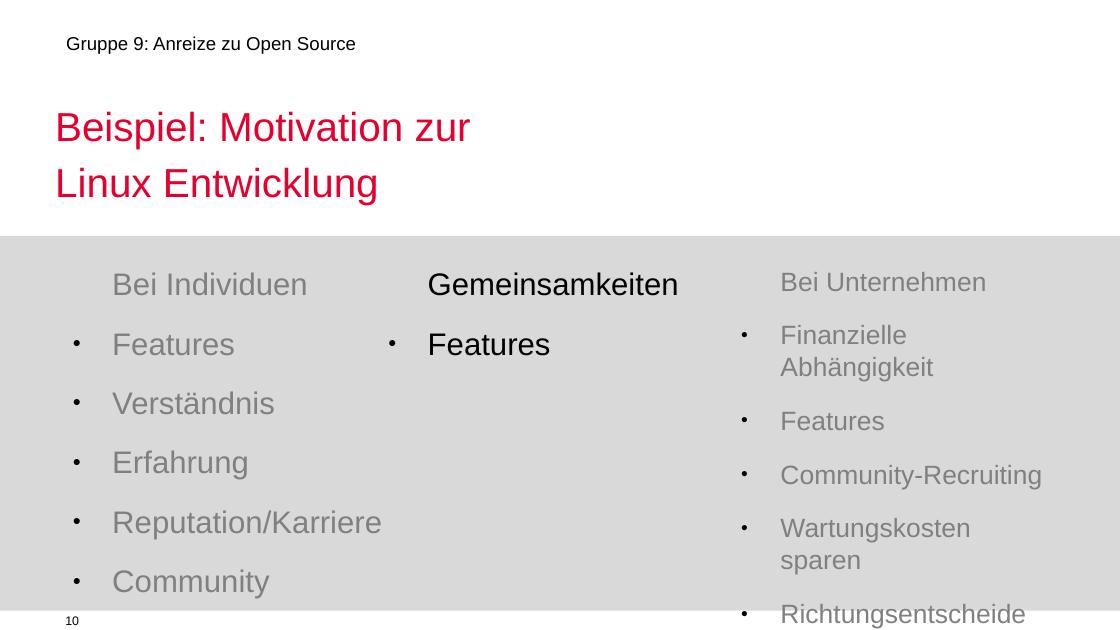
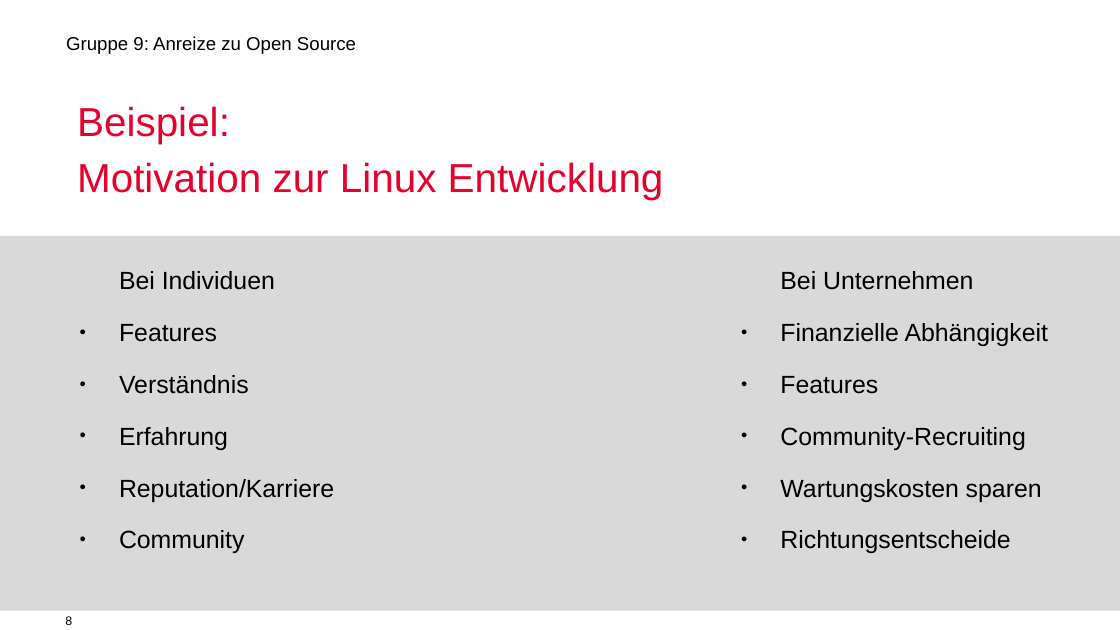
Before and after one commit to mauriziopiu/anreize_zu_open_source, a slide deck: slide 8 of OSS_Prasentation_open.odp (slide 10 before the commit). Drawn at 1120x630 pixels with LibreOffice and Linux fonts; fonts in the diff are those of the drawing; background and template pictures are left out. Boxes give left, top, right and bottom in pixels: in the first picture for what was removed or moved away, otherwise in the second. Text is boxed around its words. In the diff, an @@ line names an element or a change of style, - is before the commit and + after.

Commit message:
Add files via upload
- Layout changes

```diff
--- a/OSS_Prasentation_open.odp
+++ b/OSS_Prasentation_open.odp
@@ text at [77,106,664,200]: text changed @@
-Beispiel: Motivation zur Linux Entwicklung
+Beispiel:
+Motivation zur Linux Entwicklung
@@ text "Bei Individuen": place and size @@
-text "Bei Individuen" at [112,272,382,598]
+text "Bei Individuen" at [119,271,334,553]
@@ text "Bei Individuen" at [119,271,334,553]: size 20 to 16 pt, text colour #808080 to #000000 @@
@@ text "Bei Unternehmen" at [780,271,1048,553]: size 17 to 16 pt, text colour #808080 to #000000 @@
@@ text removed at [428,272,679,356] @@
-Gemeinsamkeiten
-● Features
@@ page number at [65,616,72,625]: text changed @@
-10
+8
```
Also in this commit, not shown: 12 other slides changed, 1 slide added, 1 slide removed.
